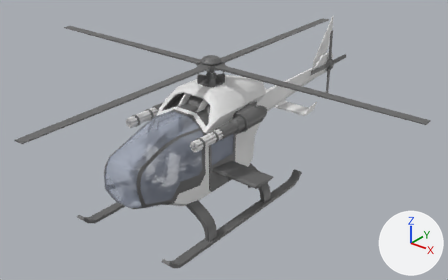
Two versions of the FBX model SH-1/SH-1.fbx, one commit apart.
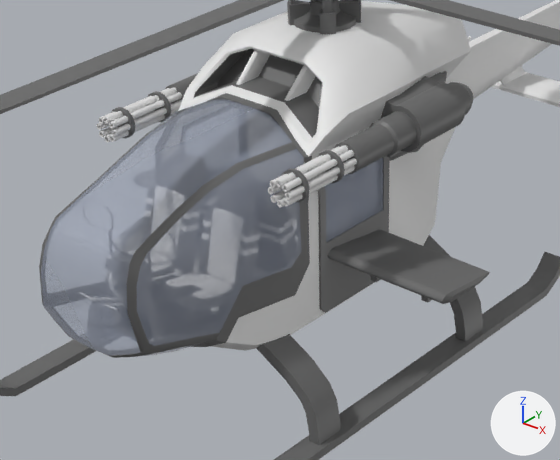
The first picture shows the older version from a 50 mm lens placed at (8.68, -9.78, 8.01), pointed at (0.07, 0.99, 1.34). The close-ups show both versions on the part from 20% to 67% of the width and 27% to 88% of the height of that picture; other places that the commit changed are outside them. Lighting does not change. The marker at lower right points along +X, +Y and +Z. Where no turn or scale is listed for an object, it has been applied to the vertices. Vertices at the same position are counted once.

Names of what the first close-up shows: 'Blade', 'Canopy', 'DoorL', 'MiniGunL', 'MiniGunR', 'SH-1'.
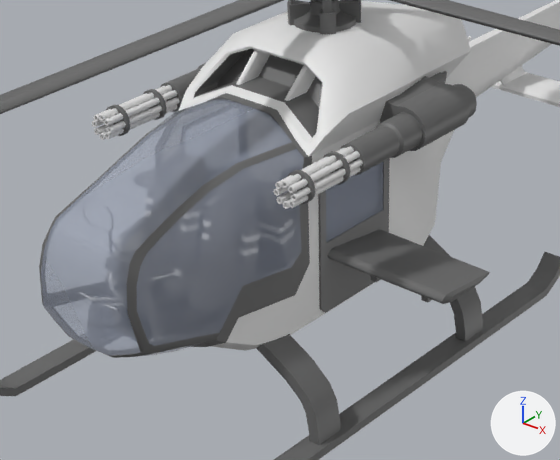
Where the newer file only moved an object's origin or applied its transform, the numbers keep the older frame.

The change in detail:
me_cube_048 is used by ob_sh_1; location (0.0, 0.0, 0.0).
me_cube_048 had 6111 vertices, 5497 faces and spanned x -1.43..1.43, y -2.51..6.5, z 0.0..3.55.
me_cube_048 now has 6107 vertices, 5503 faces and spans x -1.43..1.43, y -2.51..6.61, z 0.0..3.55.
me_cube_048 part 1: the loose piece of 48 vertices spanning x 0.81..1.13, y 1.08..1.34, z 2.09..2.41 is rebuilt with 48 vertices and now spans x 0.87..1.19, y 1.08..1.32, z 2.09..2.41.
me_cube_048 part 2: 10 vertices moved from x -1.04..1.04, y 0.44..1.08, z 1.94..2.45 to x -1.09..1.09, y 0.44..1.08, z 1.96..2.45; 96 vertices removed from x -1.18..1.18, y 0.44..1.08, z 1.69..2.45; 50 vertices added at x -1.22..1.22, y 0.44..1.08, z 1.74..2.45.
Object 'MiniGunL' (ob_minigunl) moves from (0.97, 0.439, 2.246) to (1.03, 0.439, 2.252).
Object 'MiniGunR' (ob_minigunr) moves from (-0.97, 0.439, 2.246) to (-1.03, 0.439, 2.252).

Changed parts and their boxes [x1, y1, x2, y2] in the close-ups (560 x 460 px; the box of a moved part takes in the faces that stretch with it):
'MiniGunL', moved: before [268, 111, 417, 208]; after [273, 112, 422, 209]
'MiniGunR', moved: before [96, 73, 198, 142]; after [92, 63, 206, 140]
part 1 of me_cube_048, rebuilt: before [448, 82, 473, 115]; after [453, 84, 477, 117]
part 2 of me_cube_048, moved or reshaped: before [380, 75, 466, 161]; after [380, 75, 470, 151]
